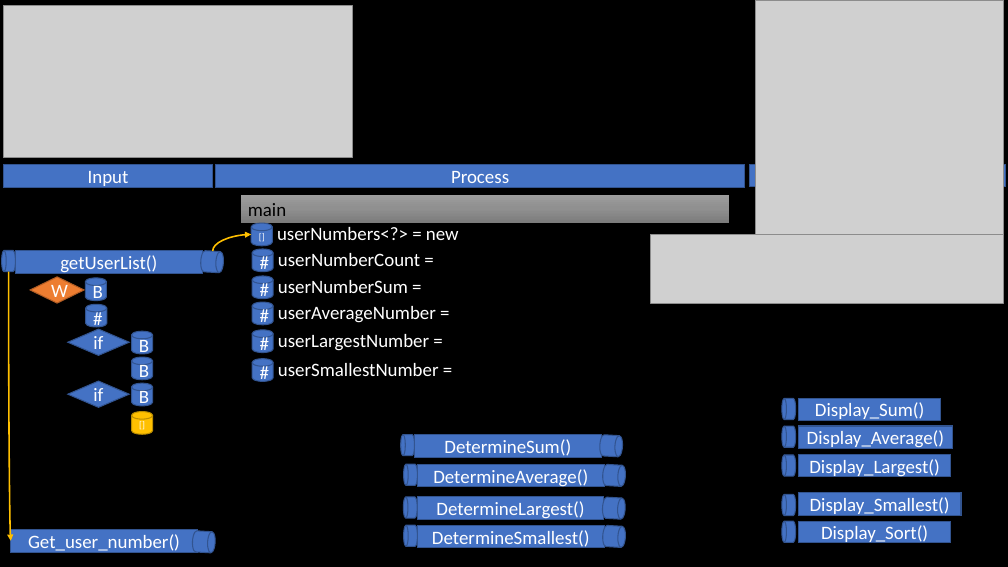
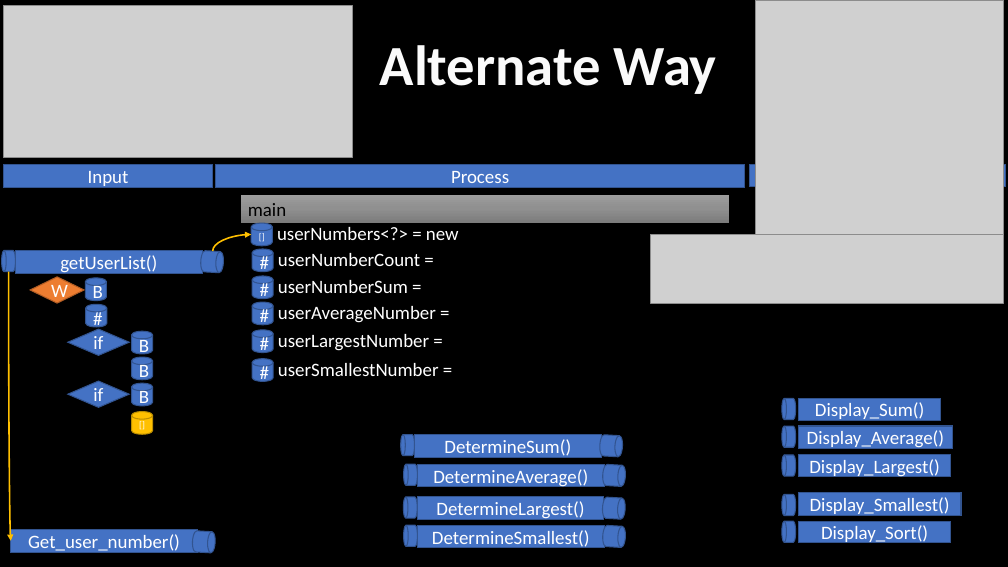
Before and after one commit to BroClements/CSE210ProgwClasses, a slide deck: slide 19 of CSE210Wk02Develop3-5.pptx (slide 17 before the commit). Drawn at 1008x567 pixels with LibreOffice and Linux fonts; fonts in the diff are those of the drawing; grey boxes stand for pictures. Boxes give left, top, right and bottom in pixels: in the first picture for what was removed or moved away, otherwise in the second. Text is boxed around its words. In the diff, an @@ line names an element or a change of style, - is before the commit and + after.

Commit message:
Slide Updates wk 02 03

```diff
--- a/CSE210Wk02Develop3-5.pptx
+++ b/CSE210Wk02Develop3-5.pptx
@@ text added at (x1=380, y1=45, x2=717, y2=94), 54 pt, text pattern #E7E6E6 on #FAFAFA, bold @@
+Alternate Way
```
Also in this commit, not shown: 1 other slide changed, 5 slides added.
